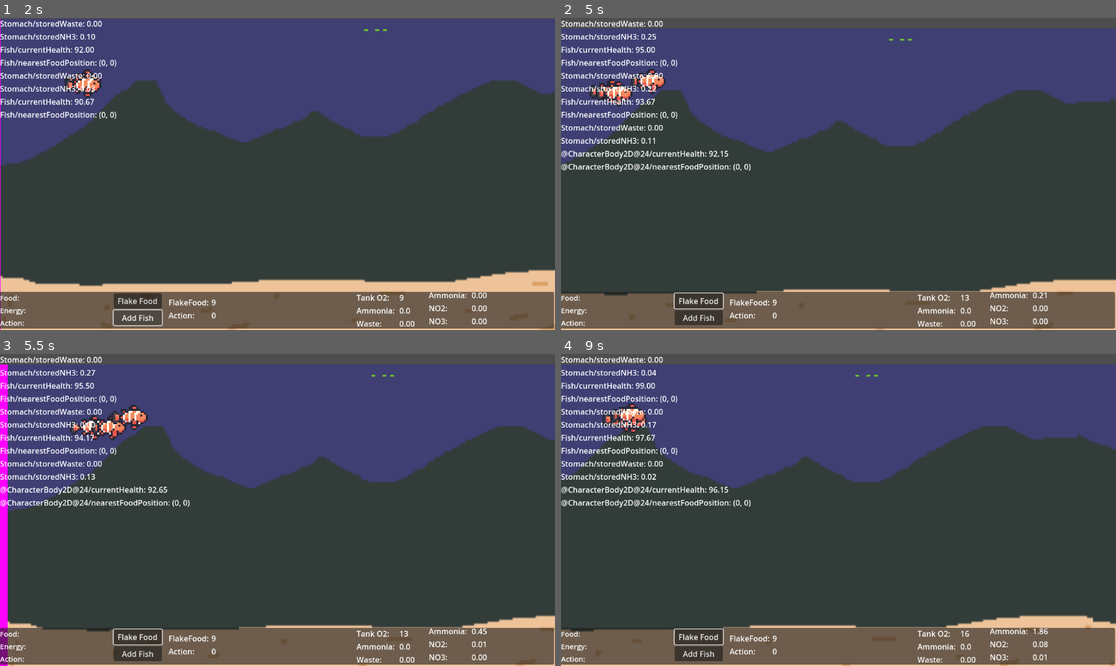
Above: before the commit, frames 1-4 (two rows, left to right).
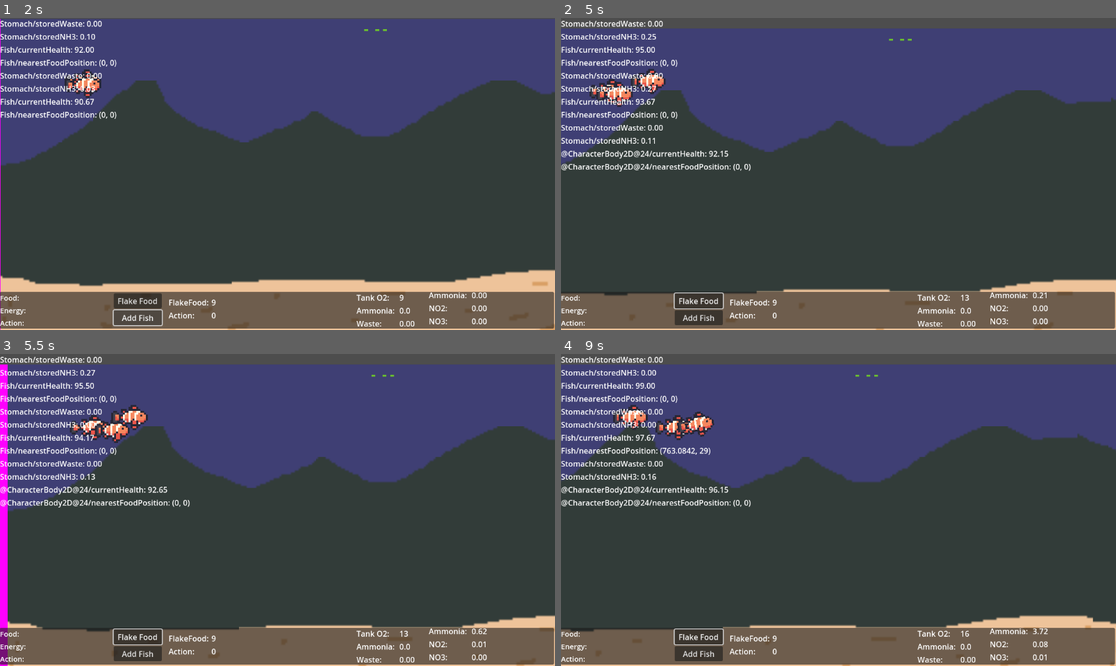
Above: after the commit, the same moments.

Repository: neilmillard/Fish-tank-sim
Game: Godot game, scene res://Scenes/game/tank/underwater.tscn
Two runs of this game, one before a commit and one after it. Both use one fixed random seed, a clock stepped at 60 frames per second and the inputs below.
Inputs (mouse positions are in pixels of both pictures, inside the frame that each line leads up to):
- Up to frame 1 (2 s): click "Flake Food" at 0.5 s; click "Add Fish" at 1.25 s
- Up to frame 2 (5 s): move the mouse to (644, 83) at 2.02 s; hold Right (ui_right) 2.03-2.78 s; click (644, 83) at 2.1 s; tap Enter at 2.75 s; move the mouse to (666, 96) at 2.77 s; hold Down (ui_down) 2.78-3.53 s; click (666, 96) at 2.85 s; move the mouse to (705, 80) at 3.52 s; hold Right (ui_right) 3.53-4.28 s; click (705, 80) at 3.6 s; move the mouse to (810, 236) at 4.27 s; hold Up (ui_up) from 4.28 s (still down); click (810, 236) at 4.35 s
- Up to frame 3 (5.5 s): move the mouse to (444, 556) at 5.02 s; release Up (ui_up) at 5.03 s; hold Left (ui_left) from 5.03 s (still down); click (444, 556) at 5.1 s
- Up to frame 4 (9 s): move the mouse to (672, 463) at 5.77 s; click (672, 463) at 5.85 s; move the mouse to (866, 510) at 6.52 s; release Left (ui_left) at 6.53 s; hold Down (ui_down) 6.53-7.28 s; click (866, 510) at 6.6 s; move the mouse to (755, 432) at 7.27 s; hold Right (ui_right) 7.28-8.03 s; click (755, 432) at 7.35 s; move the mouse to (960, 494) at 8.02 s; hold Up (ui_up) 8.03-8.78 s; click (960, 494) at 8.1 s; move the mouse to (727, 525) at 8.77 s; hold Right (ui_right) from 8.78 s (still down); click (727, 525) at 8.85 s

Frame 1 is identical in both runs. In frame 2, 0.2% of the frame differs, in the area x 6-18%, y 20-29%; in frame 3, 0.3%; in frame 4, 1.1%, in the area x 7-88%, y 5-90%.

Commit message:
refactor fish

Diff:
--- a/Scripts/fish.gd
+++ b/Scripts/fish.gd
@@ -25,6 +25,7 @@
 enum FishStates {
 #	Sleeping,
 	Idle,
+	Swimming,
 	Feeding,
 	Hunting,
 	Mating,
@@ -41,8 +42,9 @@
 var nearestFoodPosition: Vector2
 var idleFoodDistanceThreshold: float = 400
 var idleTimerRunning: bool = false
+var direction: Vector2
 var oldVelocity: Vector2
-
+var swimTime: float
 
 var _timer = null
 
@@ -58,8 +60,7 @@
 
 func _process(delta):
 	# delta is in seconds
-	decide_next_action()
-	update_animation()
+	decide_next_action(delta)
 	# TODO: effect water chemistry when processing waste
 	process_waste(delta)
 	process_health(delta)
@@ -67,6 +68,7 @@
 
 func _physics_process(delta):
 	calculate_movement(delta)
+	update_animation()
 
 func _on_debug_timeout():
 	pass
@@ -94,30 +96,52 @@
 		queue_free()
 
 func calculate_movement(delta):
+	# Water friction init
+	if velocity.length() > 0:
+		velocity = velocity - (velocity * 0.5 * delta)
+	# stash for energy calculation
+	oldVelocity = velocity
+
+	# go to food
+	if currentState == FishStates.Feeding:
+		nav_to_food(delta)
+
+	if direction != Vector2.ZERO && currentState != FishStates.Idle:
+		velocity = direction.normalized() * swimSpeed
+
+	# reset floating attitude and drift
+	if currentState == FishStates.Idle or currentState == FishStates.Hunting:
+		direction = Vector2(velocity.x, 0)
+
 	# Fish cannot fly out of water
 	if position.y <= 28:
 		velocity.y += GameManager.GRAVITY * delta
 
-	# go to food
-	if currentState == FishStates.Feeding:
-		nav_to_food(delta)
-
-	# reset floating attitude and drift
-	if currentState == FishStates.Idle or currentState == FishStates.Hunting:
-		rotate_to_direction(Vector2(velocity.x, 0), delta)
+	rotate_to_direction(direction, delta)
+	use_muscle_energy(delta)
 
 	# collide with walls and eat food
-	var collision = use_muscle_energy(delta)
+	var collision = move_and_collide(velocity * delta)
 	if collision:
 		if collision.get_collider().has_method("eat"):
 			eat_food(collision.get_collider())
 
-	# Water friction init
-	if velocity.length() > 0:
-		velocity = velocity - velocity * (0.5 * delta)
-	# stash for energy calculation
-	oldVelocity = velocity
-
+
+func use_muscle_energy(delta: float) -> void:
+	# energy is needed to accelerate
+	var velocityDiff =  velocity.length_squared() - oldVelocity.length_squared()
+	if velocityDiff > 0:
+		var energyRequired = (velocityDiff / swimSpeed) * delta * fishSize
+		var energyReceived = myStomach.get_energy(energyRequired)
+		var o2Used = myLung.requestO2(energyReceived)
+		# stash waste in the stomach (well sorta kidneys bladder)
+		myStomach.receive_nh3(energyReceived / 4.0)
+		if energyReceived < energyRequired:
+			if oldVelocity.length_squared() > 2:
+				velocity = oldVelocity
+		else:
+			if o2Used < energyReceived:
+				currentHealth -= delta
 
 func update_animation():
 	if velocity.x < 0:
@@ -131,26 +155,6 @@
 			animationPlayer.play("SwimRight")
 			rotation_degrees = rotation_degrees * -1
 
-func use_muscle_energy(delta: float) -> KinematicCollision2D:
-	# energy is needed to accelerate
-	var velocityDiff =  velocity.length_squared() - oldVelocity.length_squared()
-	if velocityDiff > 0:
-		var energyRequired = (velocityDiff / swimSpeed) * delta * fishSize
-		var energyReceived = myStomach.get_energy(energyRequired)
-		var o2Used = myLung.requestO2(energyReceived)
-		myStomach.receive_nh3(energyReceived / 4.0)
-		if energyReceived < energyRequired:
-			if oldVelocity.length_squared() > 2:
-				velocity = oldVelocity
-		else:
-			if o2Used < energyReceived:
-				currentHealth -= delta
-			# stash waste in the stomach (well sorta kidneys bladder)
-
-
-	var collision = move_and_collide(velocity * delta)
-	return collision
-
 func process_waste(delta: float) -> void:
 	# lets get rid of waste if we are moving
 	if(abs(velocity.x)) > swimSpeed / 4.0:
@@ -180,21 +184,30 @@
 	if state == FishStates.Idle:
 		start_idle_timer()
 
+	if state == FishStates.Swimming:
+		swimTime = 0.0
+
 	currentState = state
 
-func decide_next_action():
+func decide_next_action(delta):
 	if currentState == FishStates.Idle:
 		fishState = "Idle"
 		# fish will only change from idle, if food, mate or preditor present
 		if preditor_is_near():
 			change_fish_state(FishStates.Fleeing)
-		if myStomach.storedEnergy < myStomach.capacity && myStomach.could_eat():
+		if myStomach.could_eat():
 			if food_is_near():
 				change_fish_state(FishStates.Feeding)
 			else:
 				change_fish_state(FishStates.Hunting)
 		if food_is_near() && myStomach.could_eat():
 			change_fish_state(FishStates.Feeding)
+
+	if currentState == FishStates.Swimming:
+		fishState = "Swimming"
+		if swimTime > 0.1:
+			change_fish_state(FishStates.Idle)
+		swimTime += delta
 
 	if currentState == FishStates.Feeding:
 		fishState = "Feeding"
@@ -239,10 +252,7 @@
 				print("Cannot get to food")
 				reset_food_finder()
 				return
-			var direction = global_position.direction_to(targetpos)
-			if direction != Vector2.ZERO:
-				rotate_to_direction(direction, delta)
-				velocity = direction * swimSpeed
+			direction = global_position.direction_to(targetpos)
 
 func find_food():
 	if !idleTimerRunning:
@@ -253,9 +263,7 @@
 		else:
 			var someFood = get_nearest_food()
 			if someFood:
-				var direction = global_position.direction_to(someFood.global_position)
-				if direction != Vector2.ZERO:
-					velocity = direction * swimSpeed
+				direction = global_position.direction_to(someFood.global_position)
 			if currentState != FishStates.Hunting:
 				change_fish_state(FishStates.Hunting)
 	return
@@ -294,8 +302,8 @@
 	return false
 
 func pick_idle_direction():
-	var direction = Vector2(randi_range(-1,1),randi_range(-1,1))
-	velocity = direction.normalized() * (swimSpeed / 2.0)
+	direction = Vector2(randi_range(-1,1),randi_range(-1,1))
+	change_fish_state(FishStates.Swimming)
 
 func _on_idle_timer_timeout():
 	idleTimerRunning = false
--- a/Scripts/stomach.gd
+++ b/Scripts/stomach.gd
@@ -18,7 +18,7 @@
 var storedFood:= []
 var storedWaste: float = 0.0
 var storedNH3: float = 0.0
-var storedEnergy: float = 8.0
+var storedEnergy: float = 18.0
 
 func _ready():
 	GameManager.stats.add_property(self, "storedWaste", "round")
